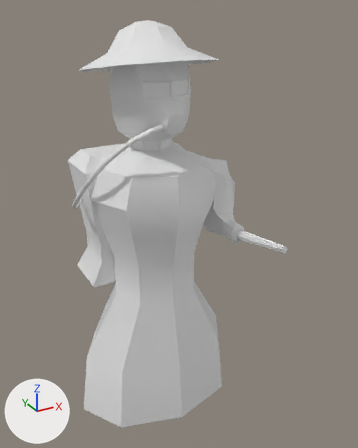
An edit to the FBX model gamejam-2024-2/Assets/Models/FireMan.fbx, drawn before and after from the same camera.
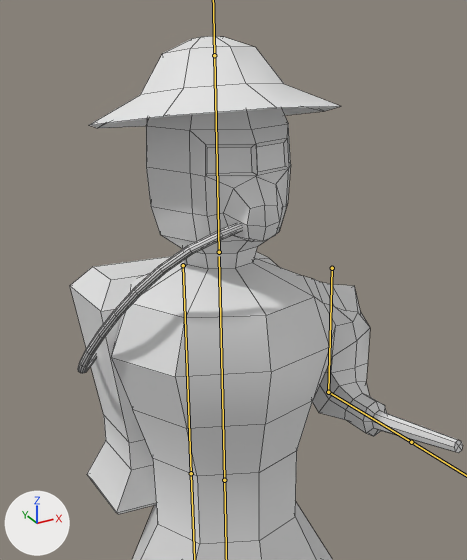
Each version appears first whole from a camera (50 mm lens) standing at (-0.88, -1.843, 1.793) and looking at (0.11, -0.042, 0.892), and next in a close-up on the part from 8% to 81% of the width and 0% to 70% of the height. Arrows for +X, +Y and +Z are at lower left; the lights stay in place. Both versions are drawn at frame 1 of the action 'FireManArmature|CitizenWalking'; the numbers are the values there. The bones that bend it are drawn over the model as lines in the close-ups. The close-ups show mesh edges as thin lines.

In view in the first close-up: 'Bombeiro'.
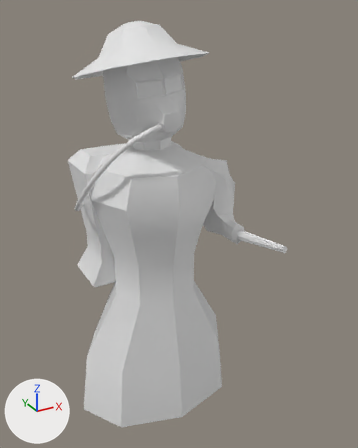
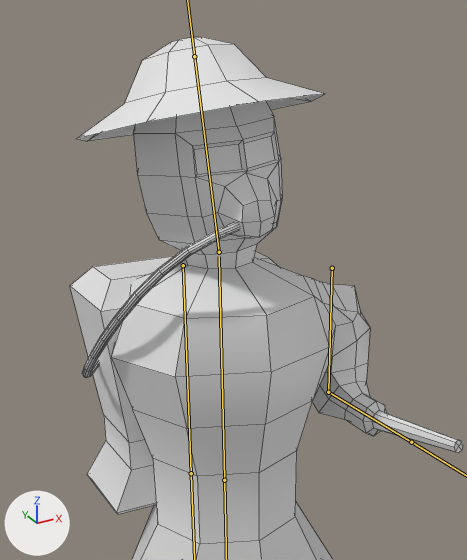
Boxes [x1, y1, x2, y2] around the edits, measured in the close-ups (467 x 560 px):
'Bombeiro', posed
    before: [70, 36, 463, 560]
    after: [70, 37, 463, 560]
bone 'Bone.002', root to tip
    before: (219, 252) to (214, 55)
    after: (219, 252) to (194, 56)

Patch to the scene script:
```diff
--- a/gamejam-2024-2/Assets/Models/FireMan.fbx.py
+++ b/gamejam-2024-2/Assets/Models/FireMan.fbx.py
@@ bone_bone_002 @@
 bone_bone_002 = bpy.data.objects['FireManArmature'].pose.bones['Bone.002']  # child of 'Bone.001'
-bone_bone_002.rotation_quaternion = (1.0, 0.0, 0.0, 0.0)  # degrees (0, 0, 0)
+bone_bone_002.rotation_quaternion = (0.999, -0.024, 0.0, 0.044)  # degrees (-3, 0, 5)
```
